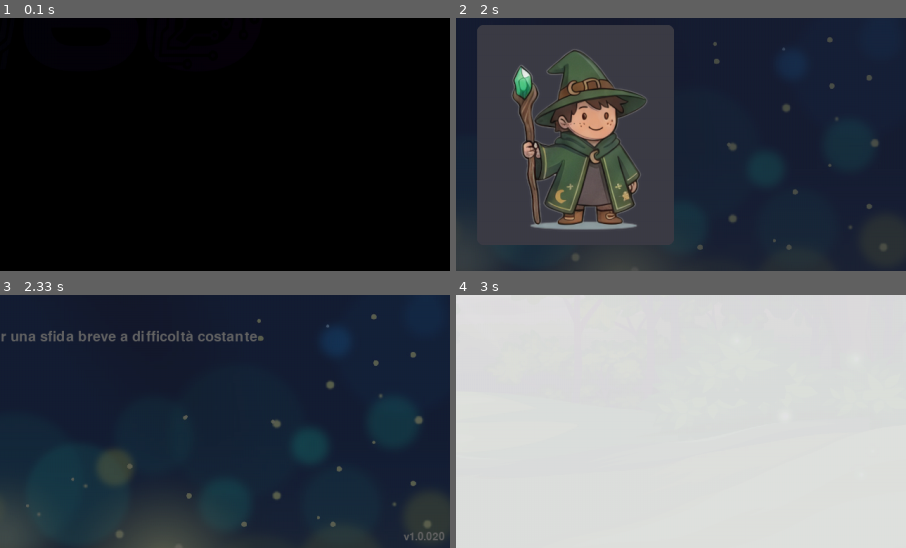
Above: before the commit, frames 1-4 (two rows, left to right).
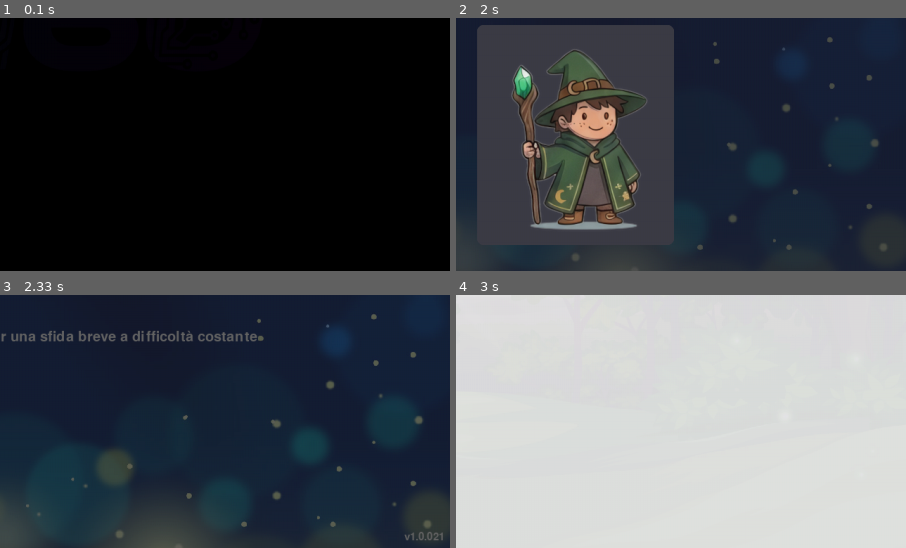
Above: after the commit, the same moments.

Repository: thefactor82/math-wizard
Game: pygame game, started from math-wizard.py
Same seed, same stepped clock (60 frames per second), same inputs: the game is played once before the commit and once after it.
Inputs (mouse positions are % of the whole screen's width and height, from its top left):
- Up to frame 1 (0.1 s): no input
- Up to frame 2 (2 s): hold Left 0.33-0.87 s; hold Down 0.9-1.2 s; move the mouse to (48, 62) at 0.93 s; click "Nuovo profilo" at 1.28 s; type "a" at 1.57 s; type "nn" at 1.67 s; tap Enter at 1.9 s
- Up to frame 3 (2.33 s): click (37, 73) at 2.05 s
- Up to frame 4 (3 s): tap Enter at 2.33, 2.67 s
The pictures show only the part of the screen within x 50-100%, y 50-100%; the shares and areas given below are measured in that part.

Frames 1-2 are identical in both runs. In frame 3, less than 0.1% of the frame differs, in the area x 89-99%, y 93-97%; in frame 4, nothing differs.

Commit message:
1.0.021 fix crash avvio macOS: profili con fallback su ~/Library/Application Support (App Translocation) + revert spec a onefile-in-bundle (~50MB)

Diff:
--- a/math-wizard.py
+++ b/math-wizard.py
@@ -21,7 +21,20 @@
 def data_path (relative ):
     return os .path .join (app_base_dir (),relative )
 
-PROFILES_DIR =os .path .join (app_base_dir (),"profiles")if getattr (sys ,'frozen',False )else "profiles"
+def resolve_profiles_dir ():
+    candidates =[os .path .join (app_base_dir (),"profiles")]
+    if getattr (sys ,"frozen",False )and sys .platform =="darwin":
+        candidates .append (os .path .join (os .path .expanduser ("~"),"Library","Application Support","MathWizard","profiles"))
+    for cand in candidates :
+        try :
+            os .makedirs (cand ,exist_ok =True )
+            if os .access (cand ,os .W_OK ):
+                return cand
+        except OSError :
+            continue
+    return candidates [0]
+
+PROFILES_DIR =resolve_profiles_dir ()
 
 WIZARD_LIVES =3
 DEFAULT_TIMEOUT =12
@@ -503,7 +516,7 @@
         self .story_idx =0
         self .num_story_levels =sum (1 for e in self .story_entries if e .get ("tipo")=="livello")
 
-        self .version ="1.0.020"
+        self .version ="1.0.021"
 
         self .profiles =[]
         self .current_profile =""
Not shown, changed: MathWizard-mac.spec
